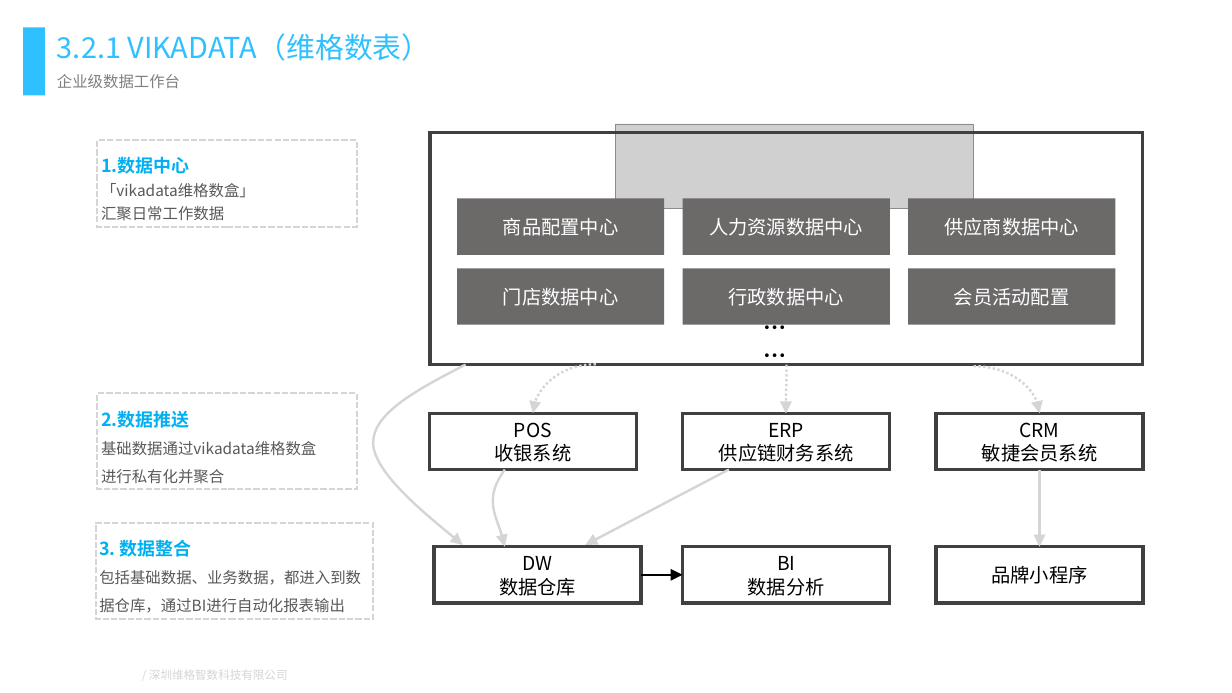
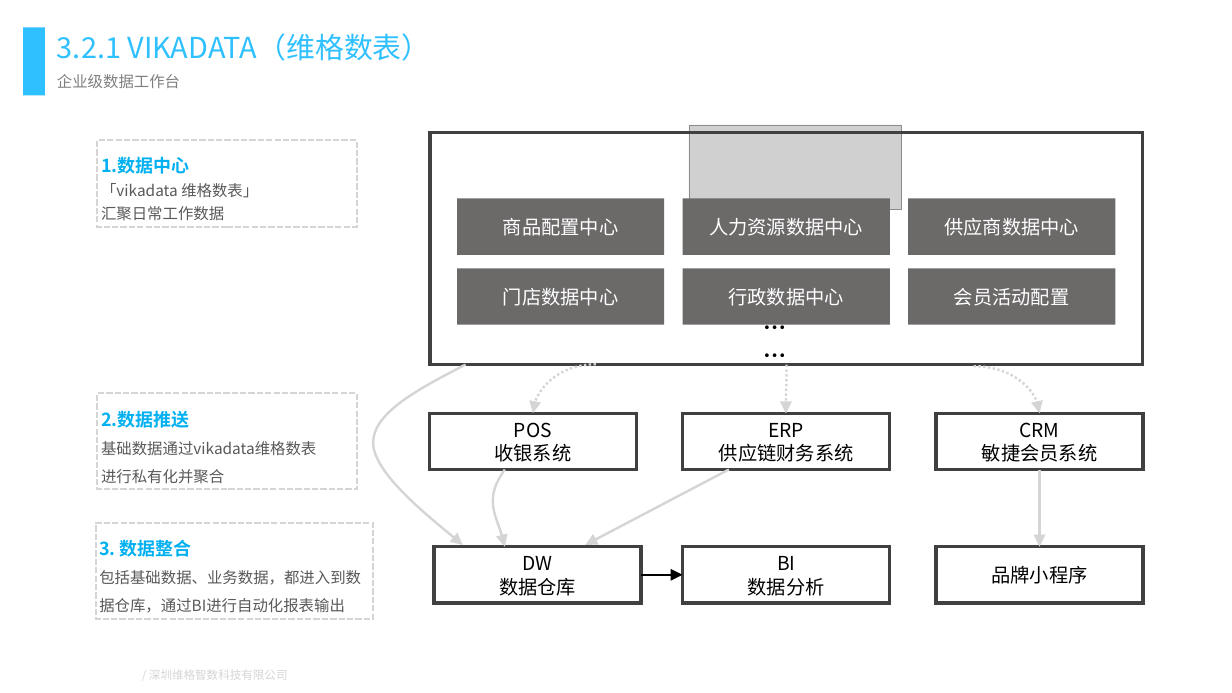
Before and after one commit to Javen-Woo/Business, a slide deck: slide 16 of 沪上阿姨/维格智数_沪上阿姨数字化转型规划书_v1.1.pptx. Drawn at 1232x693 pixels with LibreOffice and Linux fonts; fonts in the diff are those of the drawing; grey boxes stand for pictures; background and template pictures are left out. Boxes give left, top, right and bottom in pixels: in the first picture for what was removed or moved away, otherwise in the second. Text is boxed around its words. In the diff, an @@ line names an element or a change of style, - is before the commit and + after.

```diff
--- a/沪上阿姨/维格智数_沪上阿姨数字化转型规划书_v1.1.pptx
+++ b/沪上阿姨/维格智数_沪上阿姨数字化转型规划书_v1.1.pptx
@@ picture: place and size @@
-picture at (615, 124, 974, 208)
+picture at (689, 125, 901, 209)
@@ text in rectangle at (101, 183, 258, 198): text changed @@
-「vikadata维格数盒」
+「vikadata 维格数表」
@@ text in rectangle at (101, 441, 316, 456): text changed @@
-基础数据通过vikadata维格数盒
+基础数据通过vikadata维格数表
```
Also in this commit, not shown: 2 other slides changed.
